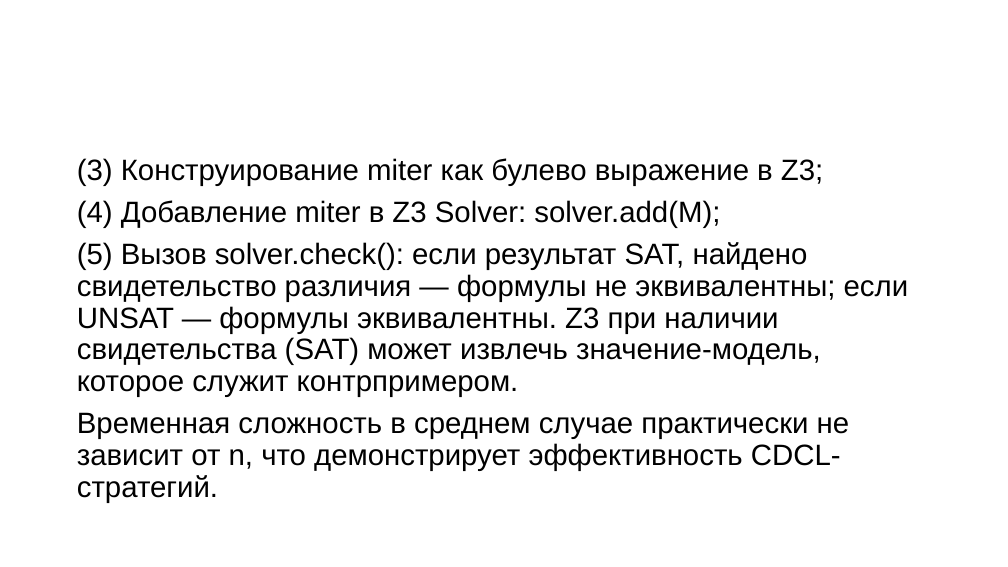
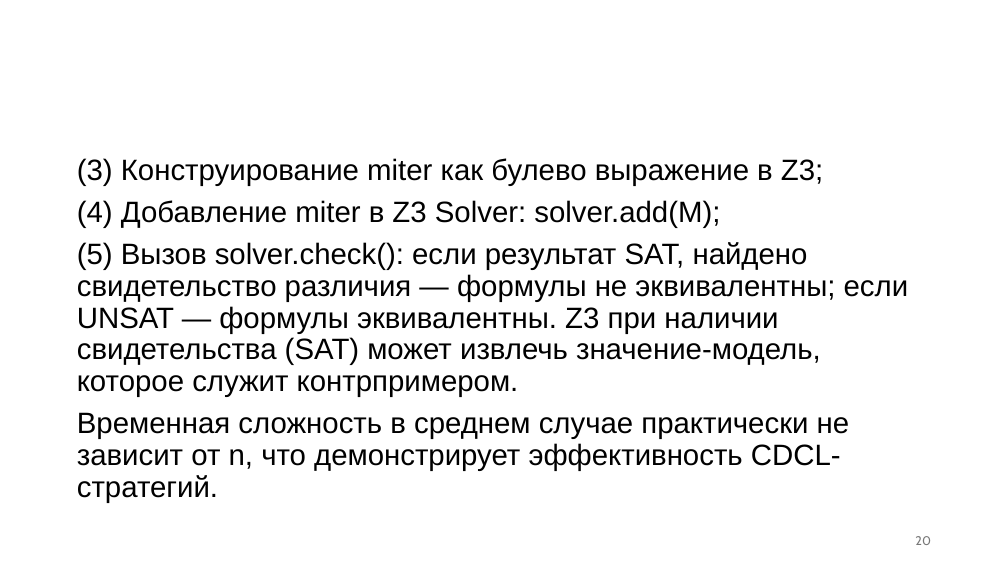
Before and after one commit to PlatonBarchenkov/SAT_Solver, a slide deck: slide 20 of SAT-решатели (презентация).pptx (slide 19 before the commit). Drawn at 1008x567 pixels with LibreOffice and Linux fonts; fonts in the diff are those of the drawing; background and template pictures are left out. Boxes give left, top, right and bottom in pixels: in the first picture for what was removed or moved away, otherwise in the second. Text is boxed around its words. In the diff, an @@ line names an element or a change of style, - is before the commit and + after.

```diff
--- a/SAT-решатели (презентация).pptx
+++ b/SAT-решатели (презентация).pptx
@@ page number added at [915,536,931,545], 12 pt, text #797979 @@
+20
```
Also in this commit, not shown: 32 other slides changed, 2 slides added, 1 slide removed, 1 other file.
